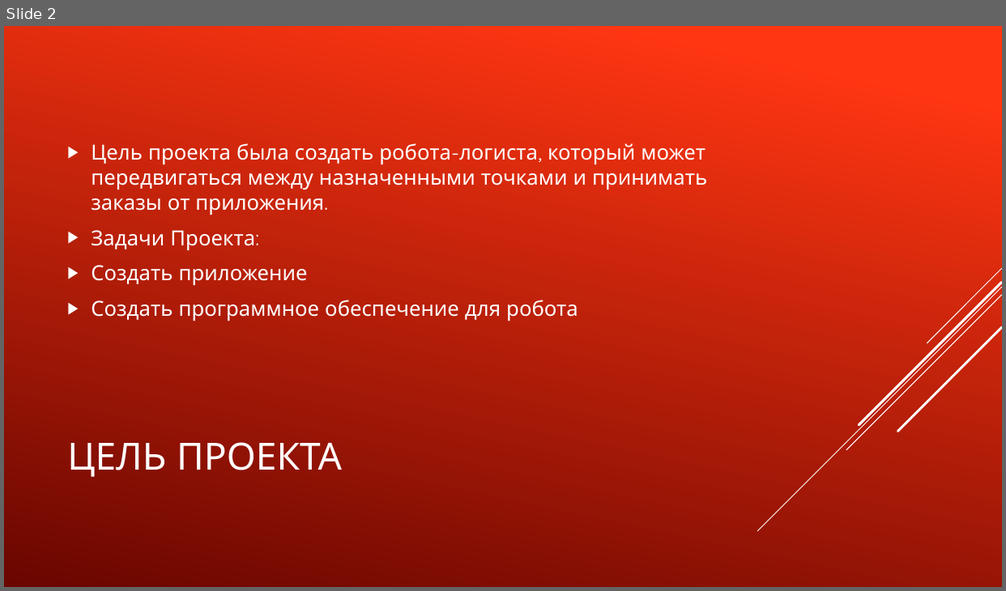
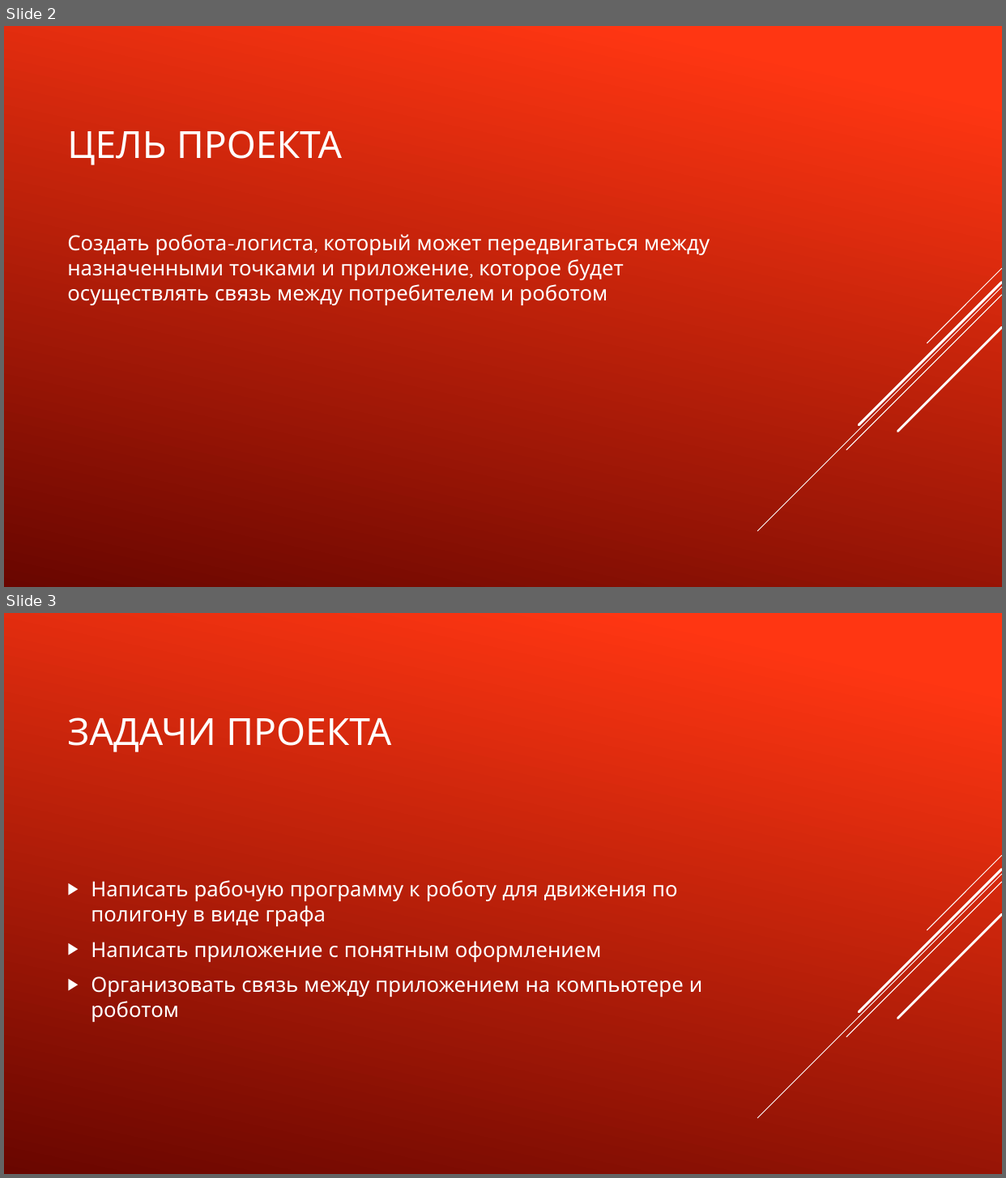
Before and after one commit to TransoChel/ProjectRobotLogistic, a slide deck: Проект «Робот-логист».pptx. Shown one above the other, each under a label of ours: slide 2 before the commit, slides 2 and 3 after it. The pictures are 1006x591 and 1006x1178 pixels, drawn with LibreOffice and Linux fonts; fonts in the diff are those of the drawing. Boxes give left, top, right and bottom in pixels: in the first picture for what was removed or moved away, otherwise in the second. Text is boxed around its words. In the diff, an @@ line names an element or a change of style, - is before the commit and + after.

```diff
--- a/Проект «Робот-логист».pptx
+++ b/Проект «Робот-логист».pptx
@@ slide 3 added at (x1=4, y1=613, x2=1002, y2=1174), background gradient #FF3712 to #6A0600; not listed: 5 template elements that a slide beside it also shows @@
@@ title added at (x1=67, y1=717, x2=391, y2=752), 36 pt, text #FFFFFF @@
+ЗАДАЧИ ПРОЕКТА
@@ text added at (x1=91, y1=880, x2=703, y2=1022), 20 pt, text #FFFFFF @@
+▶ Написать рабочую программу к роботу для движения по полигону в виде графа
+▶ Написать приложение с понятным оформлением
+▶ Организовать связь между приложением на компьютере и роботом
@@ slide 2 changed as well @@
@@ title "ЦЕЛЬ ПРОЕКТА" moved from (x1=67, y1=442, x2=342, y2=477) to (x1=67, y1=130, x2=342, y2=165) @@
@@ text at (x1=67, y1=234, x2=710, y2=305): text changed @@
-▶ Цель проекта была создать робота-логиста, который может передвигаться между назначенными точками и принимать заказы от приложения.
-▶ Задачи Проекта:
-▶ Создать приложение
-▶ Создать программное обеспечение для робота
+Создать робота-логиста, который может передвигаться между назначенными точками и приложение, которое будет осуществлять связь между потребителем и роботом
```
Also in this commit, not shown: 2 other slides changed, 2 other slides added, 1 other file.
